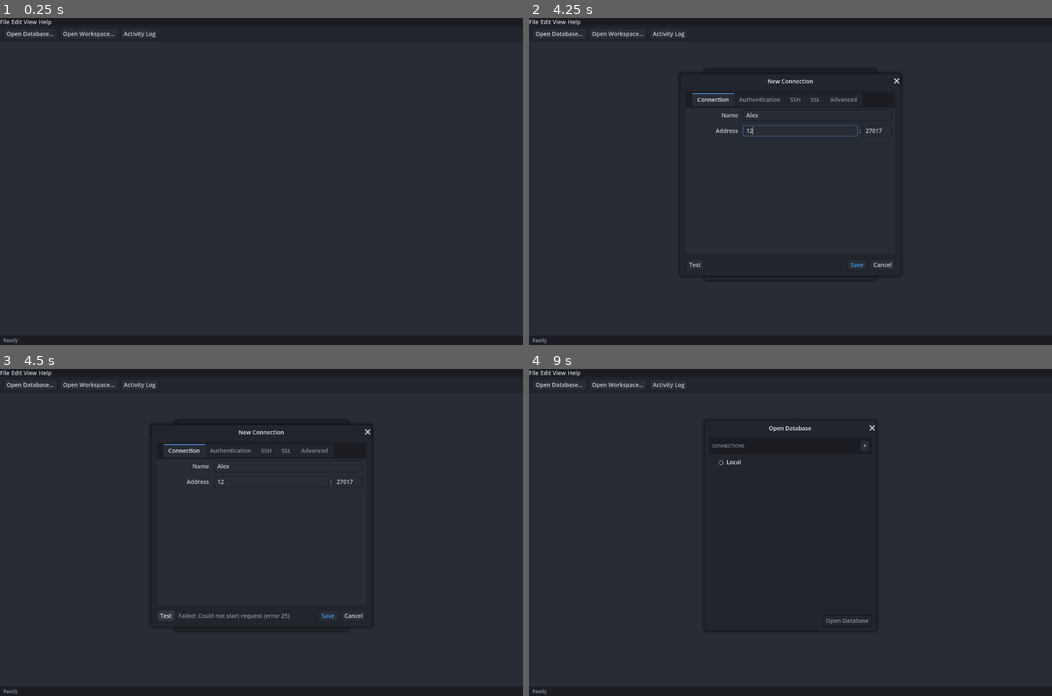
Above: before the commit, frames 1-4 (two rows, left to right).
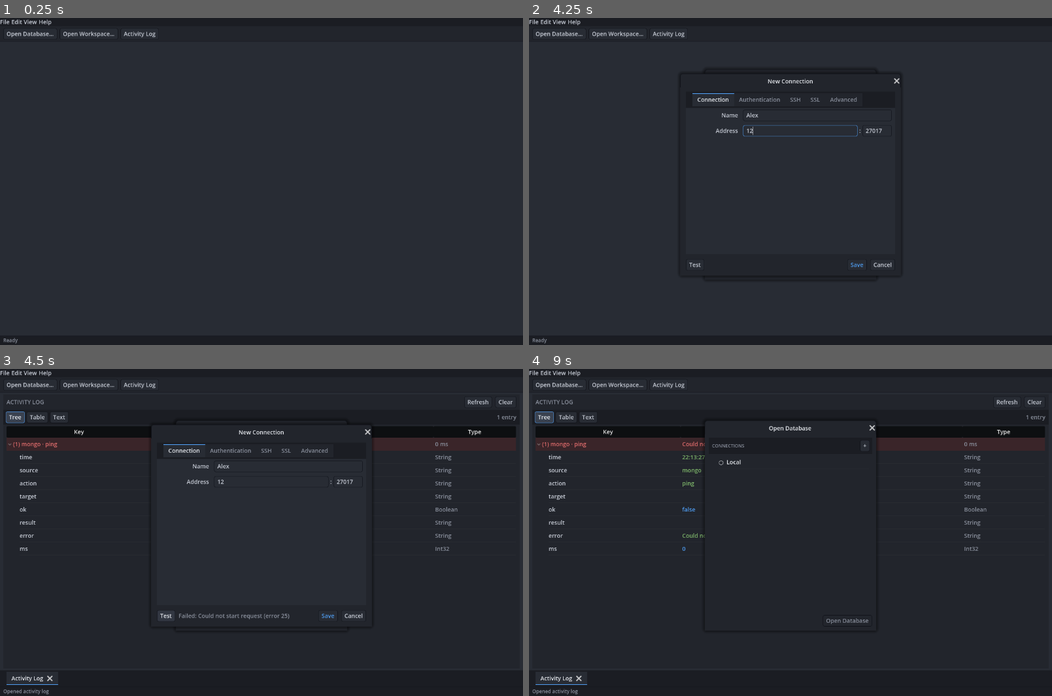
Above: after the commit, the same moments.

Repository: pierre-lehnen-rc/debris
Game: Godot game, scene res://source/ui/main.tscn
Same seed, same stepped clock (60 frames per second), same inputs: the game is played once before the commit and once after it.
Inputs (mouse positions are in pixels of both pictures, inside the frame that each line leads up to):
- Up to frame 1 (0.25 s): no input
- Up to frame 2 (4.25 s): click "Open Database…" at 0.5 s; click "Open Workspace…" at 1.25 s; click "Activity Log" at 2 s; click "+" at 2.75 s; click (816, 116) at 3.52 s; type "Alex" at 3.6 s; click (800, 129) at 3.75 s; type "12" at 3.83 s
- Up to frame 3 (4.5 s): click "Test" at 4.25 s
- Up to frame 4 (9 s): click (1004, 401) at 5 s, where only the run after the commit has a clickable "Refresh"; click (1036, 401) at 5.75 s, where only the run after the commit has a clickable "Clear"; click (544, 418) at 6.5 s, where only the run after the commit has a clickable "Tree"; click (565, 418) at 7.25 s, where only the run after the commit has a clickable "Table"; click (586, 418) at 8 s, where only the run after the commit has a clickable "Text"; click "Cancel" at 8.75 s

Frames 1-2 are identical in both runs. In frame 3, 2.7% of the frame differs, in the area x 0-99%, y 9-100%; in frame 4, 3.2%.

Commit message:
Open the activity log automatically when an action fails
Main listens for failed ActivityLog entries and pops the log tab open (or
focuses it if already open) so errors surface immediately.

Co-Authored-By: Claude Opus 4.7 <noreply@anthropic.com>

Diff:
--- a/client/source/ui/main.gd
+++ b/client/source/ui/main.gd
@@ -37,6 +37,10 @@
 	bar.tab_close_display_policy = TabBar.CLOSE_BUTTON_SHOW_ALWAYS
 	bar.tab_close_pressed.connect(_on_tab_close_pressed)
 
+	# Surface failures immediately: any failed action pops the activity log open
+	# (or focuses it if already open) so the user sees what went wrong.
+	ActivityLog.entry_added.connect(_on_activity_log_entry)
+
 
 ## Relays a child's status message to the status bar. Wired in main.tscn.
 func _on_status_changed(text: String) -> void:
@@ -92,6 +96,12 @@
 
 
 # Activity log tab ------------------------------------------------------------
+## A logged action failed — reveal the activity log so the error is visible.
+func _on_activity_log_entry(entry: Dictionary) -> void:
+	if not entry.get("ok", false):
+		_open_activity_log_tab()
+
+
 ## Open the activity log, or focus it if it's already open (only one is useful).
 func _open_activity_log_tab() -> void:
 	for i in _tabs.get_tab_count():
